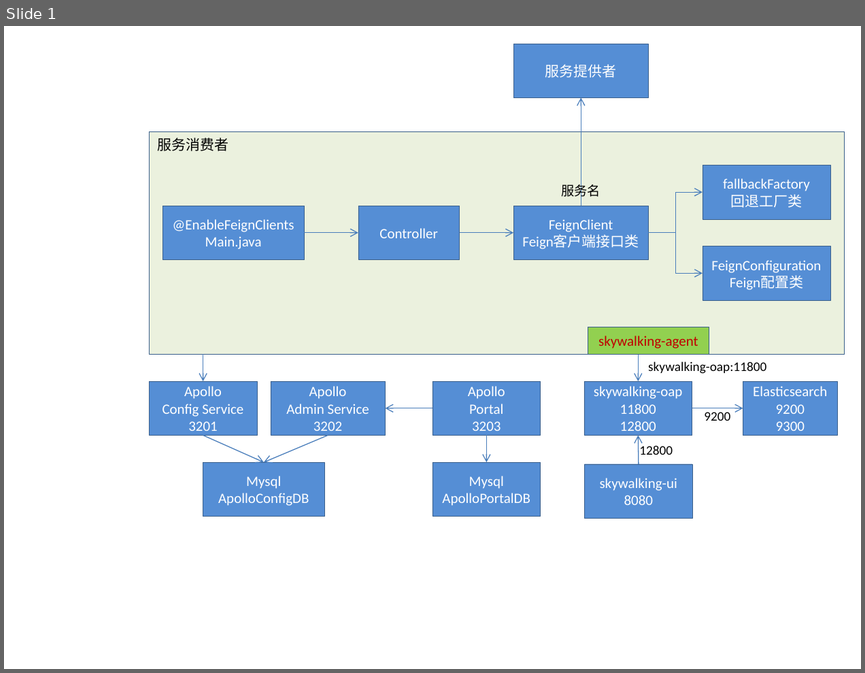
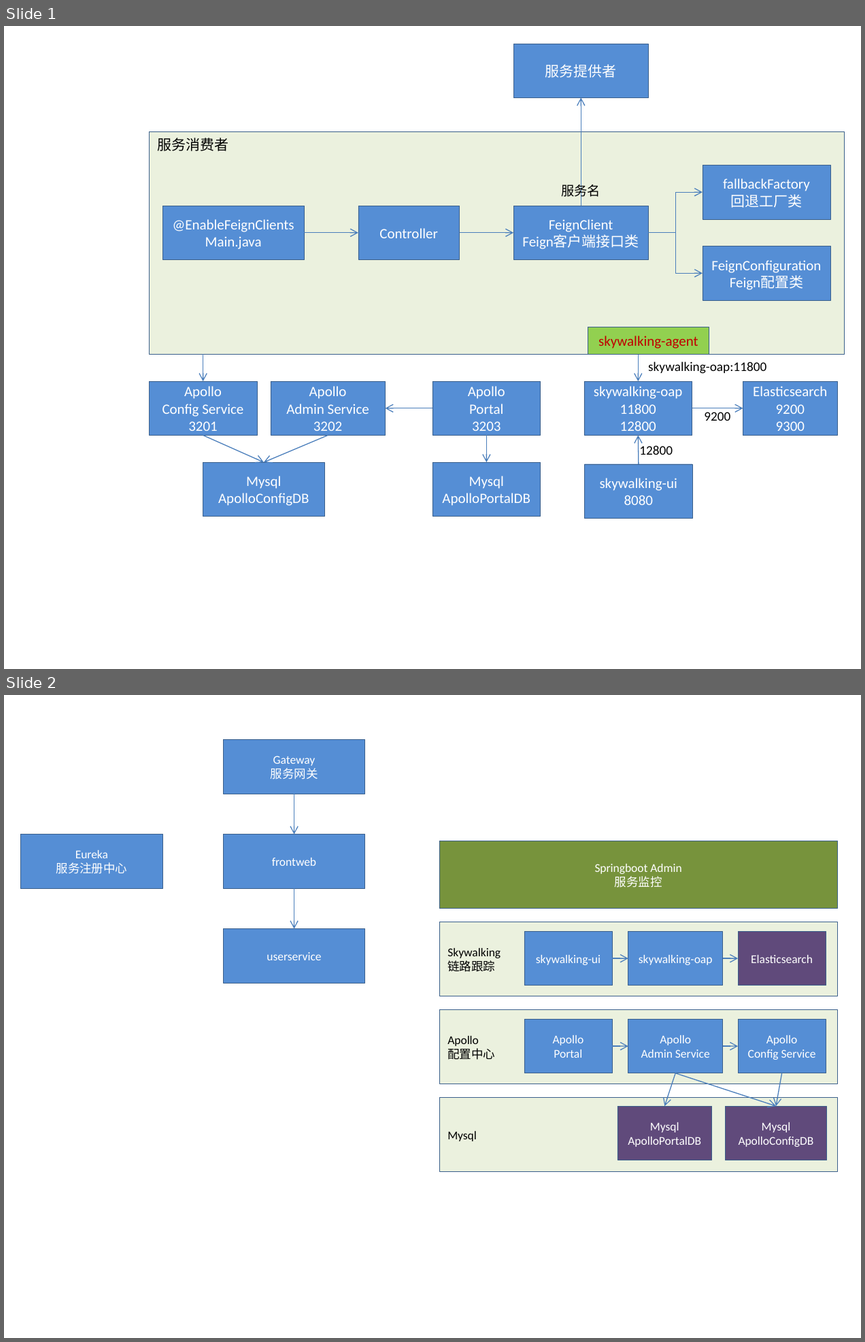
Before and after one commit to chenjumin/seasy-cloud, a slide deck: doc/设计原图.pptx. Shown one above the other, each under a label of ours: slide 1 before the commit, slides 1 and 2 after it. The pictures are 865x673 and 865x1342 pixels, drawn with LibreOffice and Linux fonts; fonts in the diff are those of the drawing. Boxes give left, top, right and bottom in pixels: in the first picture for what was removed or moved away, otherwise in the second. Text is boxed around its words. In the diff, an @@ line names an element or a change of style, - is before the commit and + after.

```diff
--- a/doc/设计原图.pptx
+++ b/doc/设计原图.pptx
@@ slide 2 added at <box>4,695,861,1338</box>, background #FFFFFF @@
@@ rectangle added at <box>224,740,364,794</box>, fill #558ED5, outline #3A5F8C 0.25 pt, 10 pt, text #FFFFFF @@
+Gateway
+服务网关
@@ arrow added from (294, 794) to (294, 834), #4B7EBC 0.75 pt @@
@@ rectangle added at <box>21,834,162,888</box>, fill #558ED5, outline #3A5F8C 0.25 pt, 10 pt, text #FFFFFF @@
+Eureka
+服务注册中心
@@ rectangle added at <box>224,834,364,888</box>, fill #558ED5, outline #3A5F8C 0.25 pt, 10 pt, text #FFFFFF @@
+frontweb
@@ rectangle added at <box>439,841,838,909</box>, fill #77933C, outline #3A5F8C 0.25 pt, 10 pt, text #FFFFFF @@
+Springboot Admin
+服务监控
@@ arrow added from (294, 888) to (294, 929), #4B7EBC 0.75 pt @@
@@ rectangle added at <box>224,929,364,983</box>, fill #558ED5, outline #3A5F8C 0.25 pt, 10 pt, text #FFFFFF @@
+userservice
@@ rectangle added at <box>439,922,838,997</box>, fill #EBF1DE, outline #3A5F8C 0.25 pt, 10 pt, text #000000 @@
+Skywalking
+链路跟踪
@@ rectangle added at <box>524,932,611,985</box>, fill #558ED5, outline #3A5F8C 0.25 pt, 10 pt, text #FFFFFF @@
+skywalking-ui
@@ rectangle added at <box>628,932,722,985</box>, fill #558ED5, outline #3A5F8C 0.25 pt, 10 pt, text #FFFFFF @@
+skywalking-oap
@@ rectangle added at <box>738,932,825,985</box>, fill #604A7B, outline #3A5F8C 0.25 pt, 10 pt, text #FFFFFF @@
+Elasticsearch
@@ arrow added from (611, 958) to (628, 958), #4B7EBC 0.75 pt @@
@@ arrow added from (723, 958) to (738, 958), #4B7EBC 0.75 pt @@
@@ rectangle added at <box>439,1009,838,1084</box>, fill #EBF1DE, outline #3A5F8C 0.25 pt, 10 pt, text #000000 @@
+Apollo
+配置中心
@@ rectangle added at <box>524,1019,611,1073</box>, fill #558ED5, outline #3A5F8C 0.25 pt, 10 pt, text #FFFFFF @@
+Apollo
+Portal
@@ rectangle added at <box>628,1019,722,1073</box>, fill #558ED5, outline #3A5F8C 0.25 pt, 10 pt, text #FFFFFF @@
+Apollo
+Admin Service
@@ rectangle added at <box>738,1019,825,1073</box>, fill #558ED5, outline #3A5F8C 0.25 pt, 10 pt, text #FFFFFF @@
+Apollo
+Config Service
@@ arrow added from (611, 1047) to (628, 1047), #4B7EBC 0.75 pt @@
@@ arrow added from (723, 1047) to (738, 1047), #4B7EBC 0.75 pt @@
@@ arrow added from (675, 1073) to (664, 1106), #4B7EBC 0.75 pt @@
@@ arrow added from (675, 1073) to (776, 1106), #4B7EBC 0.75 pt @@
@@ arrow added from (782, 1073) to (776, 1106), #4B7EBC 0.75 pt @@
@@ rectangle added at <box>439,1097,838,1172</box>, fill #EBF1DE, outline #3A5F8C 0.25 pt, 10 pt, text #000000 @@
+Mysql
@@ rectangle added at <box>617,1106,712,1159</box>, fill #604A7B, outline #3A5F8C 0.25 pt, 10 pt, text #FFFFFF @@
+Mysql
+ApolloPortalDB
@@ rectangle added at <box>725,1106,827,1159</box>, fill #604A7B, outline #3A5F8C 0.25 pt, 10 pt, text #FFFFFF @@
+Mysql
+ApolloConfigDB
```
Also in this commit, not shown: 5 other files.
